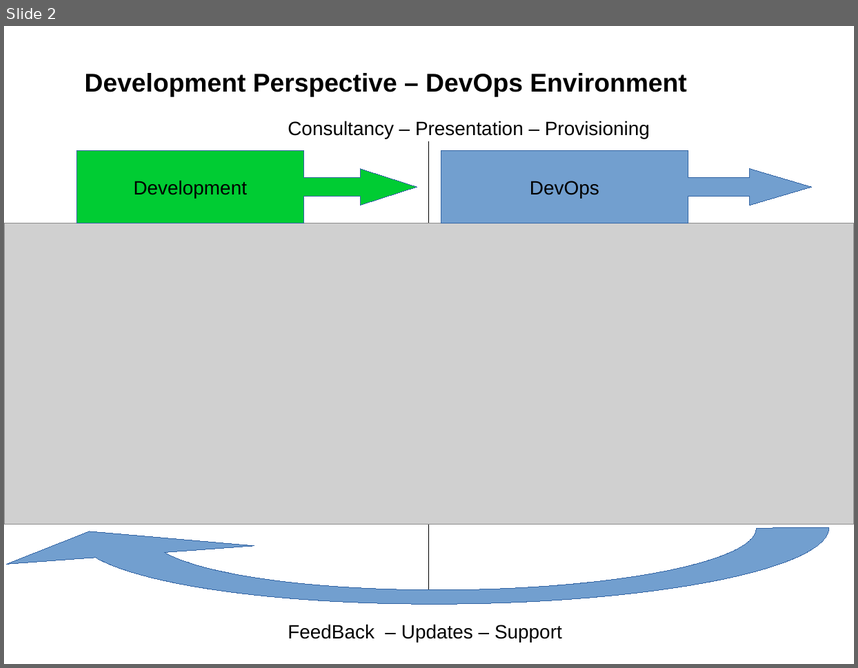
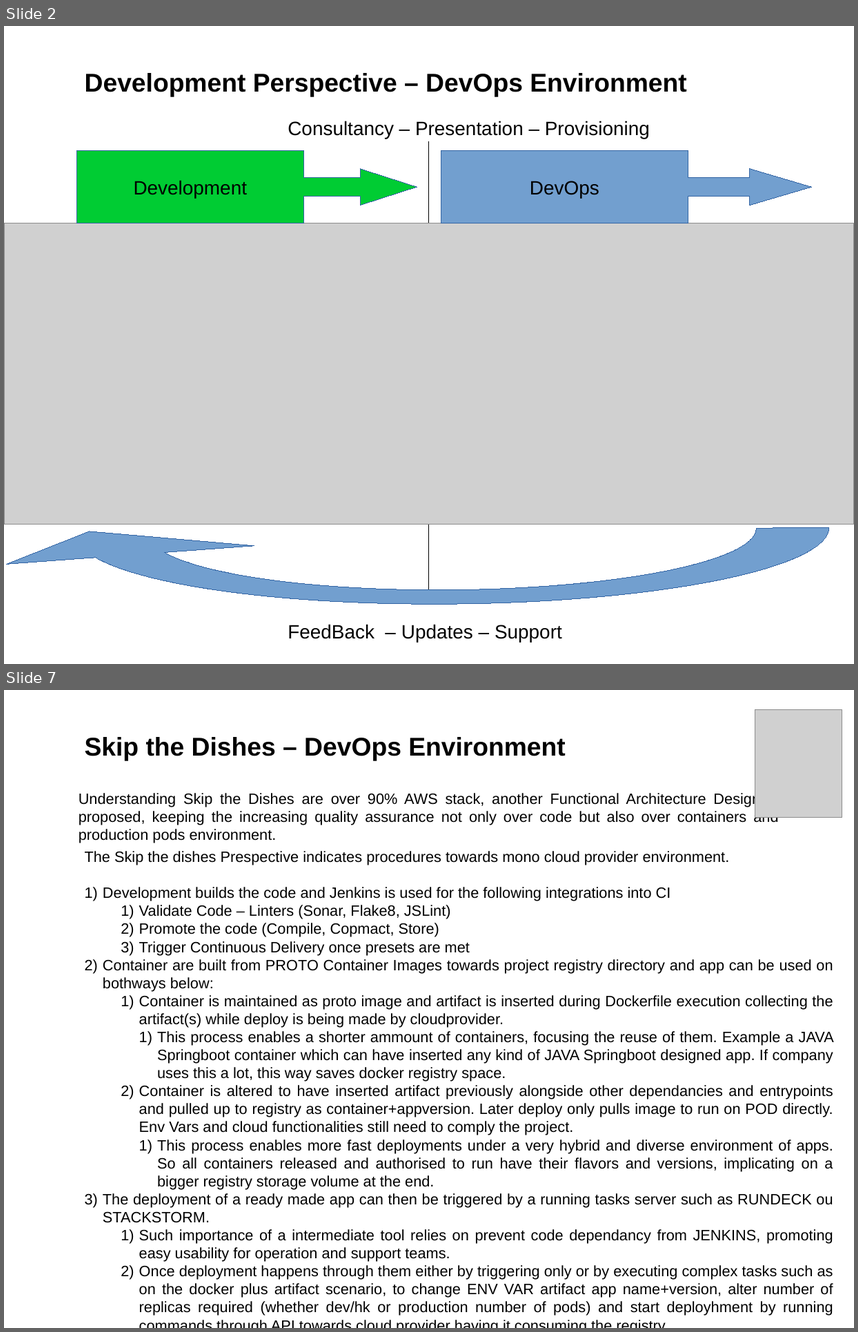
Before and after one commit to onophris/skip-the-dishes-sp-hackathon-vanhack, a slide deck: technical-challenge-response-HumbertoRovidaDeOliveira-skip-vanhack.odp. Shown one above the other, each under a label of ours: slide 2 before the commit, slides 2 and 7 after it; the slides between them are not shown. The pictures are 858x668 and 858x1332 pixels, drawn with LibreOffice and Linux fonts; fonts in the diff are those of the drawing; grey boxes stand for pictures. Boxes give left, top, right and bottom in pixels: in the first picture for what was removed or moved away, otherwise in the second. Text is boxed around its words. In the diff, an @@ line names an element or a change of style, - is before the commit and + after.

```diff
--- a/technical-challenge-response-HumbertoRovidaDeOliveira-skip-vanhack.odp
+++ b/technical-challenge-response-HumbertoRovidaDeOliveira-skip-vanhack.odp
@@ slide 7 added at [4,690,854,1328], background #FFFFFF @@
@@ picture added at [755,710,842,818] @@
@@ text added at [85,737,566,761], 24 pt, text #000000, bold @@
+Skip the Dishes – DevOps Environment
@@ text added at [79,792,778,843], 14 pt, text #000000 @@
+Understanding Skip the Dishes are over 90% AWS stack, another Functional Architecture Design is proposed, keeping the increasing quality assurance not only over code but also over containers and production pods environment.
@@ text added at [85,851,834,1315], 14 pt, text #000000 @@
+The Skip the dishes Prespective indicates procedures towards mono cloud provider environment.
+1) Development builds the code and Jenkins is used for the following integrations into CI
+    1) Validate Code – Linters (Sonar, Flake8, JSLint)
+    2) Promote the code (Compile, Copmact, Store)
+    3) Trigger Continuous Delivery once presets are met
+2) Container are built from PROTO Container Images towards project registry directory and app can be used on bothways below:
+    1) Container is maintained as proto image and artifact is inserted during Dockerfile execution collecting the artifact(s) while deploy is being made by cloudprovider.
+      1) This process enables a shorter ammount of containers, focusing the reuse of them. Example a JAVA Springboot container which can have inserted any kind of JAVA Springboot designed app. If company uses this a lot, this way saves docker registry space.
+    2) Container is altered to have inserted artifact previously alongside other dependancies and entrypoints and pulled up to registry as container+appversion. Later deploy only pulls image to run on POD directly. Env Vars and cloud functionalities still need to comply the project.
+      1) This process enables more fast deployments under a very hybrid and diverse environment of apps. So all containers released and authorised to run have their flavors and versions, implicating on a bigger registry storage volume at the end.
+3) The deployment of a ready made app can then be triggered by a running tasks server such as RUNDECK ou STACKSTORM.
+    1) Such importance of a intermediate tool relies on prevent code dependancy from JENKINS, promoting easy usability for operation and support teams.
+    2) Once deployment happens through them either by triggering only or by executing complex tasks such as on the docker plus artifact scenario, to change ENV VAR artifact app name+version, alter number of replicas required (whether dev/hk or production number of pods) and start deployhment by running commands through API towards cloud provider having it consuming the registry,
+    3) Consolidated information over full orchestration the company does.
```
Also in this commit, not shown: 3 slides changed, 8 other slides added.
